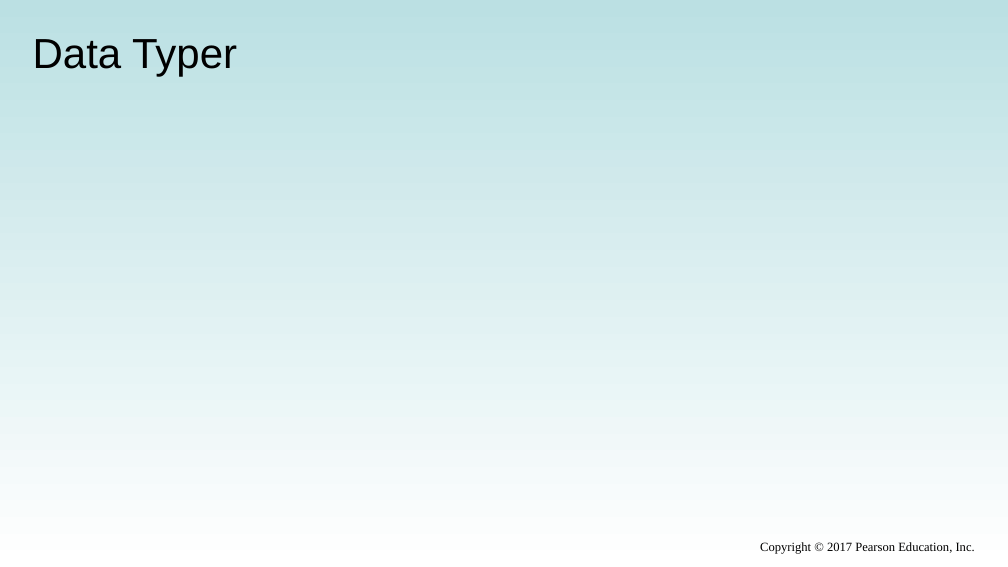
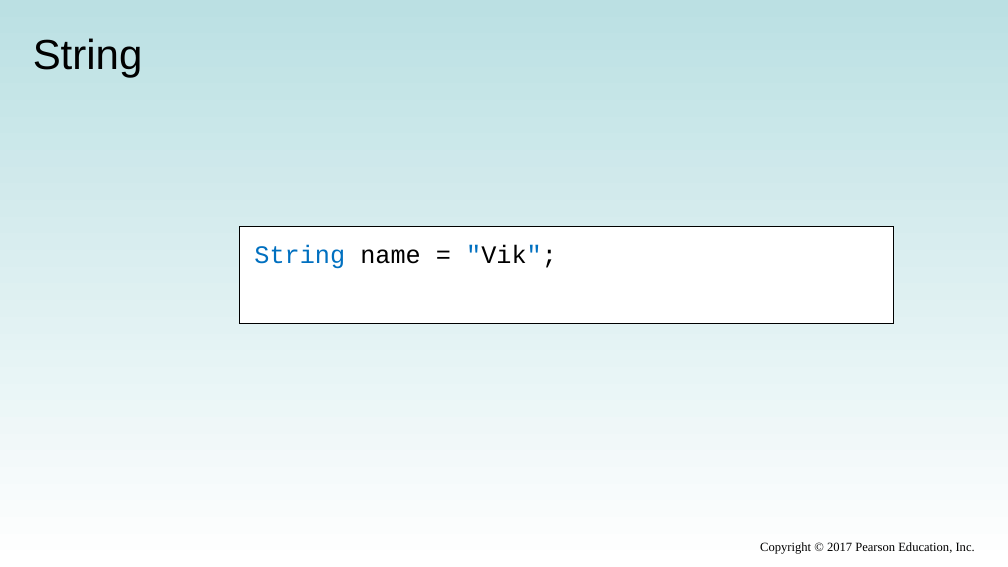
Before and after one commit to xiaoleibi/DMU26, a slide deck: slide 21 of ppt/Uge38 Datatype og expression (1).pptx (slide 1 before the commit). Drawn at 1008x567 pixels with LibreOffice and Linux fonts; fonts in the diff are those of the drawing. Boxes give left, top, right and bottom in pixels: in the first picture for what was removed or moved away, otherwise in the second. Text is boxed around its words. In the diff, an @@ line names an element or a change of style, - is before the commit and + after.

```diff
--- a/ppt/Uge38 Datatype og expression (1).pptx
+++ b/ppt/Uge38 Datatype og expression (1).pptx
@@ title "String" at [33, 38, 143, 77]: vertical alignment top to middle @@
@@ title at [33, 38, 143, 77]: text changed @@
-Data Typer
+String
@@ rectangle added at [240, 227, 894, 323], fill #FFFFFF, outline #000000 0.75 pt, 24 pt, text #000000 @@
+String name = "Vik";
```
Also in this commit, not shown: 11 other slides changed, 2 slides added, 4 slides removed, 1 other file.
